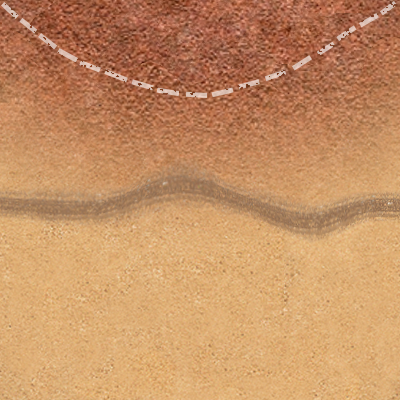
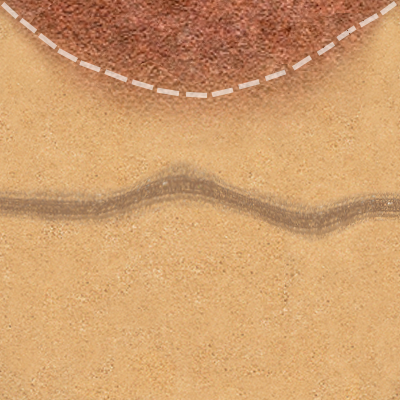
Layer changes from the first 400×400 image to the second:
renamed "Слой 2" to "Слой 4", painted on it over [0, 0, 400, 242]
